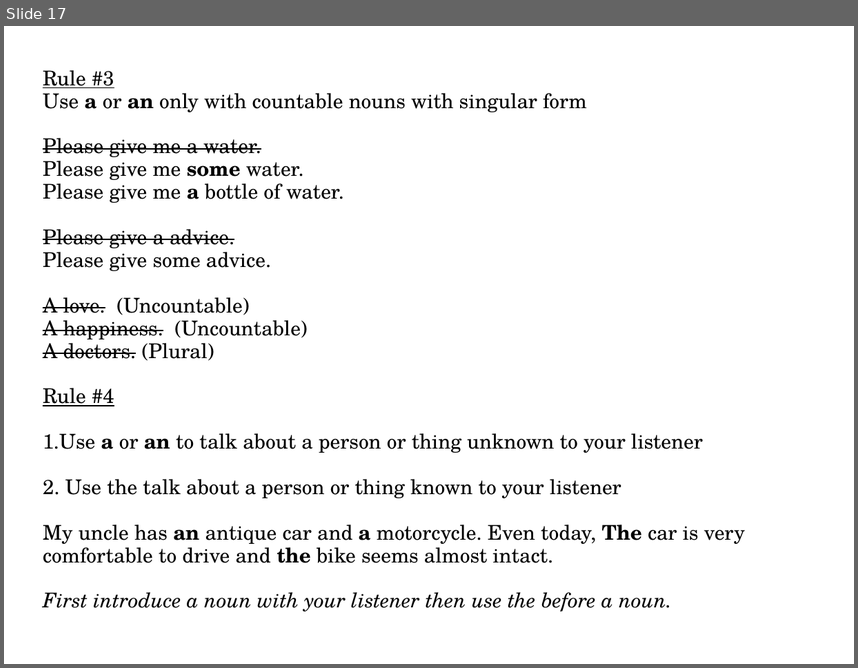
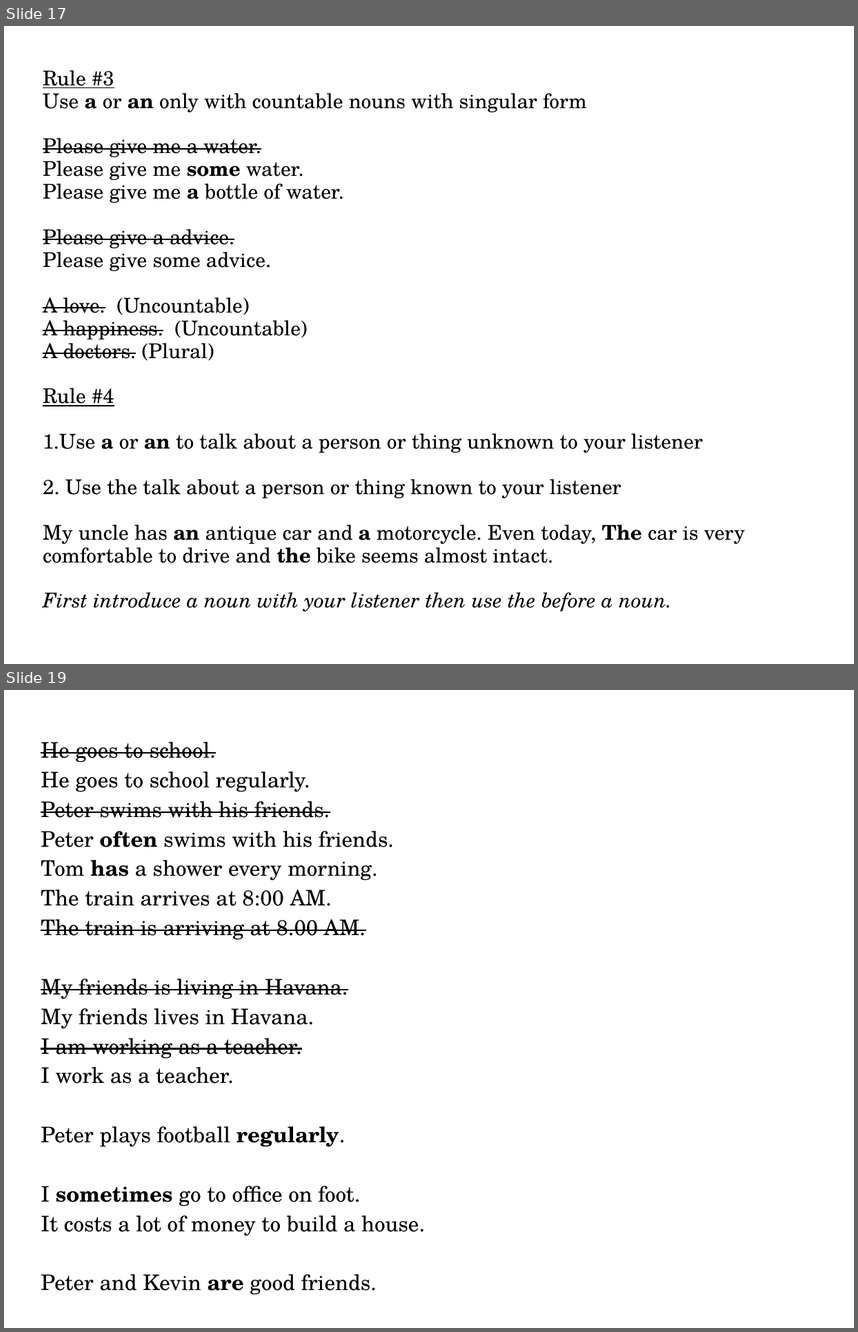
Before and after one commit to ADILp6/IBIT, a slide deck: Sunday_Tuesday_Thursday/Class_6_17_February_2019/Lecture.odp. Shown one above the other, each under a label of ours: slide 17 before the commit, slides 17 and 19 after it; the slides between them are not shown. The pictures are 858x668 and 858x1332 pixels, drawn with LibreOffice and Linux fonts; fonts in the diff are those of the drawing. Boxes give left, top, right and bottom in pixels: in the first picture for what was removed or moved away, otherwise in the second. Text is boxed around its words. In the diff, an @@ line names an element or a change of style, - is before the commit and + after.

```diff
--- a/Sunday_Tuesday_Thursday/Class_6_17_February_2019/Lecture.odp
+++ b/Sunday_Tuesday_Thursday/Class_6_17_February_2019/Lecture.odp
@@ slide 19 added at <box>4,690,854,1328</box>, background #FFFFFF @@
@@ free added at <box>41,706,806,1276</box>, 20 pt, text #000000 @@
+He goes to school.
+He goes to school regularly.
+Peter swims with his friends.
+Peter often swims with his friends.
+Tom has a shower every morning.
+The train arrives at 8:00 AM.
+The train is arriving at 8.00 AM.
+My friends is living in Havana.
+My friends lives in Havana.
+I am working as a teacher.
+I work as a teacher.
+Peter plays football regularly.
+I sometimes go to office on foot.
+It costs a lot of money to build a house.
+Peter and Kevin are good friends.
```
Also in this commit, not shown: 3 slides changed, 9 other slides added, 3 other files.
